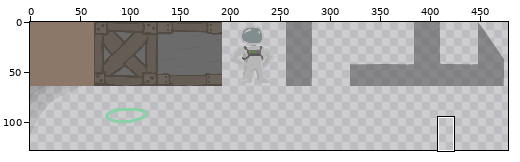
Sprite sheet, stored at src/graphics/tileset.png. Above: a wide view before the commit, with the close-up outlined.
Close-up. Before:
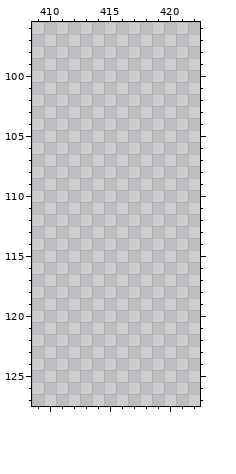
The file is 512x128 pixels. Pixels under 10% opacity are left out. Colours within 5 levels of each other are drawn and written as one. Shown: x 409..422, y 96..127. The wide view leaves out empty margins. The commit also changed other parts of the picture, which this record leaves out.
The result:
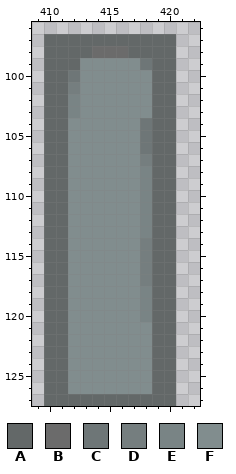
Palette (. is transparent): A #636868  B #6b6b6b  C #6e7677  D #757e7f  E #798485  F #818d8e
From old to new:
y 97: x 410..420 ........... -> AAAAAAAAAAA
y 98: x 410..420 ........... -> AAAABBBAAAA
y 99: x 410..420 ........... -> AAAFFFFFCAA
y 100: x 410..420 ........... -> AACFFFFFFAA
y 101: x 410..420 ........... -> AADFFFFFFAA
y 102..103: x 410..420 ........... -> AAEFFFFFFAA
y 104..106: x 410..420 ........... -> AAFFFFFFCAA
y 107: x 410..420 ........... -> AAFFFFFFDAA
y 108..113: x 410..420 ........... -> AAFFFFFFEAA
y 114..117: x 410..420 ........... -> AAFFFFFFDAA
y 118..120: x 410..420 ........... -> AAFFFFFFEAA
y 121..126: x 410..420 ........... -> AAFFFFFFFAA
y 127: x 410..420 ........... -> AAAAAAAAAAA
Where, in picture pixels (left, top, right, bottom), the same in both close-ups:
added: (44, 34, 176, 406)
